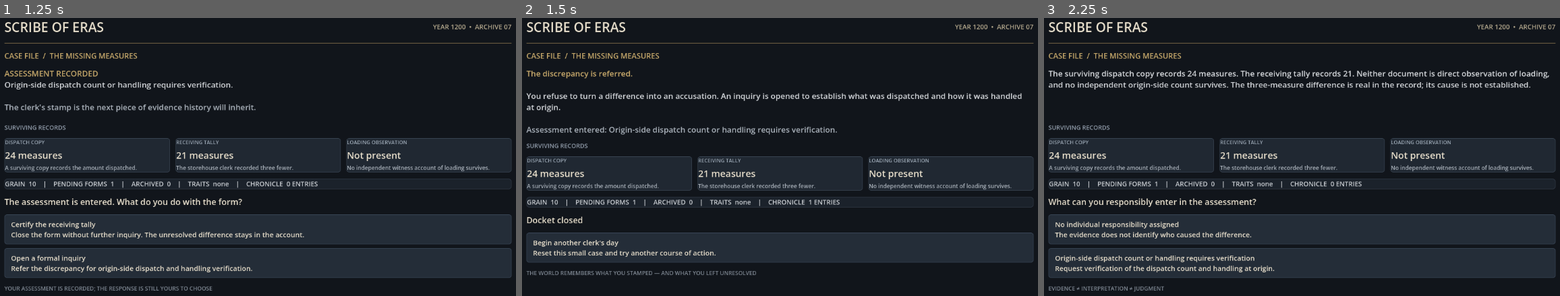
Above: before the commit, frames 1-3 (left to right).
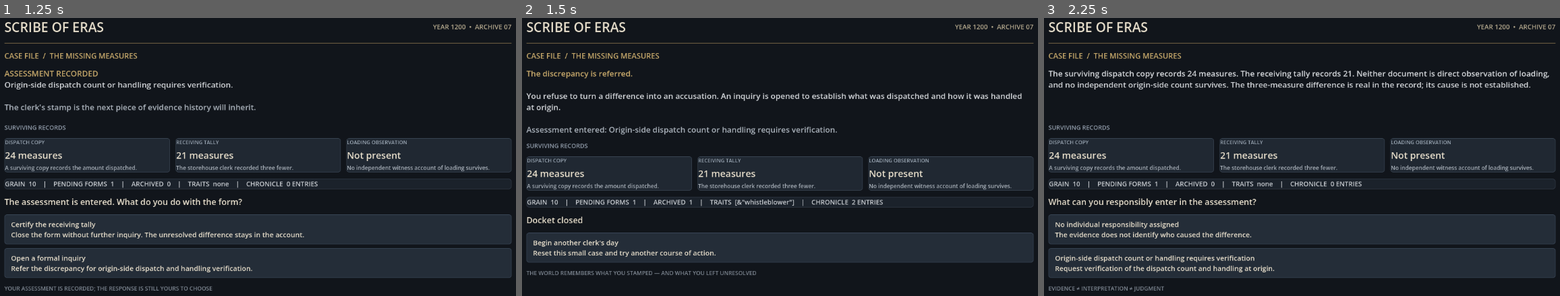
Above: after the commit, the same moments.

Repository: JawnGrimm/SoE
Game: Godot game, scene res://main.tscn
Two runs of this game, one before a commit and one after it. Both use one fixed random seed, a clock stepped at 60 frames per second and the inputs below.
Inputs:
- Up to frame 1 (1.25 s): click "Origin-side dispatch count or…" at 0.5 s
- Up to frame 2 (1.5 s): click "Open a formal inquiry Refer t…" at 1.25 s
- Up to frame 3 (2.25 s): click "Begin another clerk's day Res…" at 2 s

Frame 1 is identical in both runs. In frame 2, 0.3% of the frame differs, in the area x 32-70%, y 65-68%; in frame 3, nothing differs.
Error before the commit: Parse Error: Identifier "_add_memory" not declared in the current scope. (res://systems/effect_executor.gd:16)

Commit message:
Restore add_memory effect handler

Diff:
--- a/systems/effect_executor.gd
+++ b/systems/effect_executor.gd
@@ -98,3 +98,14 @@
 func _resolve_form(_subject: PersonEntity, p: Dictionary, ctx: EventContext) -> void:
     if ctx.world != null:
         ctx.world.resolve_form(p, ctx.year)
+
+func _add_memory(subject: PersonEntity, p: Dictionary, ctx: EventContext) -> void:
+    if subject == null:
+        return
+    var involved: Array = p.get("involved", [])
+    subject.memory.append({
+        "memory_id": StringName(p.get("memory_id", "")),
+        "text": String(p.get("text", "")),
+        "year": ctx.year,
+        "involved": involved.duplicate(true),
+    })
